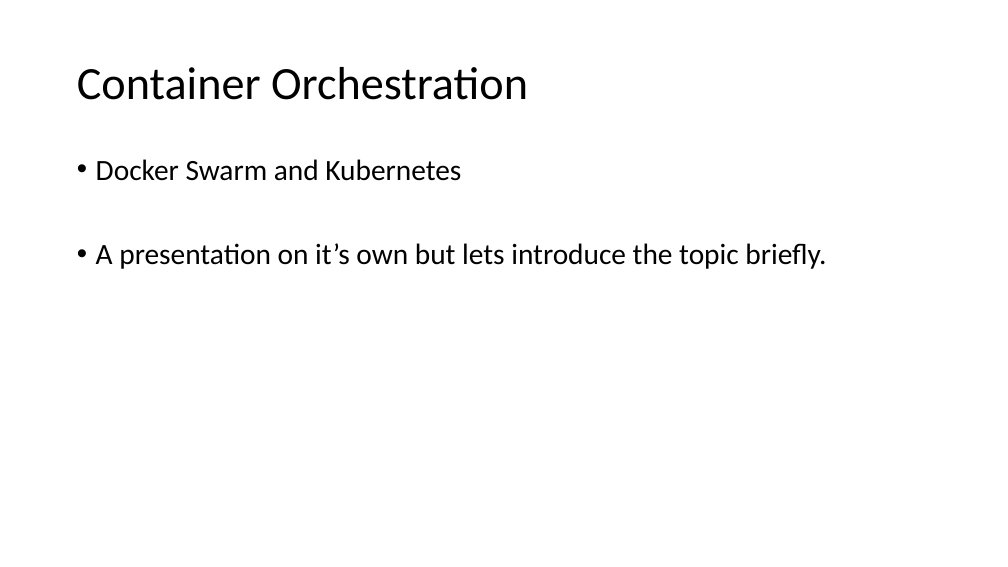
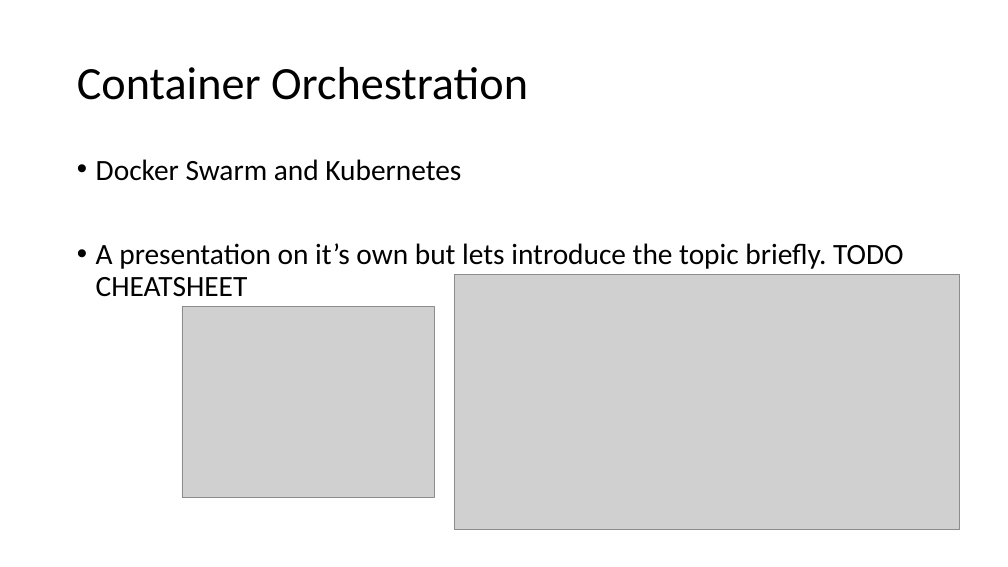
Before and after one commit to agsimeonov/docker-intro-presentation, a slide deck: slide 20 of docker-intro-presentation.pptx (slide 17 before the commit). Drawn at 1008x567 pixels with LibreOffice and Linux fonts; fonts in the diff are those of the drawing; grey boxes stand for pictures. Boxes give left, top, right and bottom in pixels: in the first picture for what was removed or moved away, otherwise in the second. Text is boxed around its words. In the diff, an @@ line names an element or a change of style, - is before the commit and + after.

```diff
--- a/docker-intro-presentation.pptx
+++ b/docker-intro-presentation.pptx
@@ text at <box>96,243,903,297</box>: text changed @@
-• A presentation on it’s own but lets introduce the topic briefly.
+• A presentation on it’s own but lets introduce the topic briefly. TODO CHEATSHEET
@@ picture added at <box>454,274,960,530</box> @@
@@ picture added at <box>182,307,434,498</box> @@
```
Also in this commit, not shown: 8 other slides changed, 3 slides added, 2 other files.
